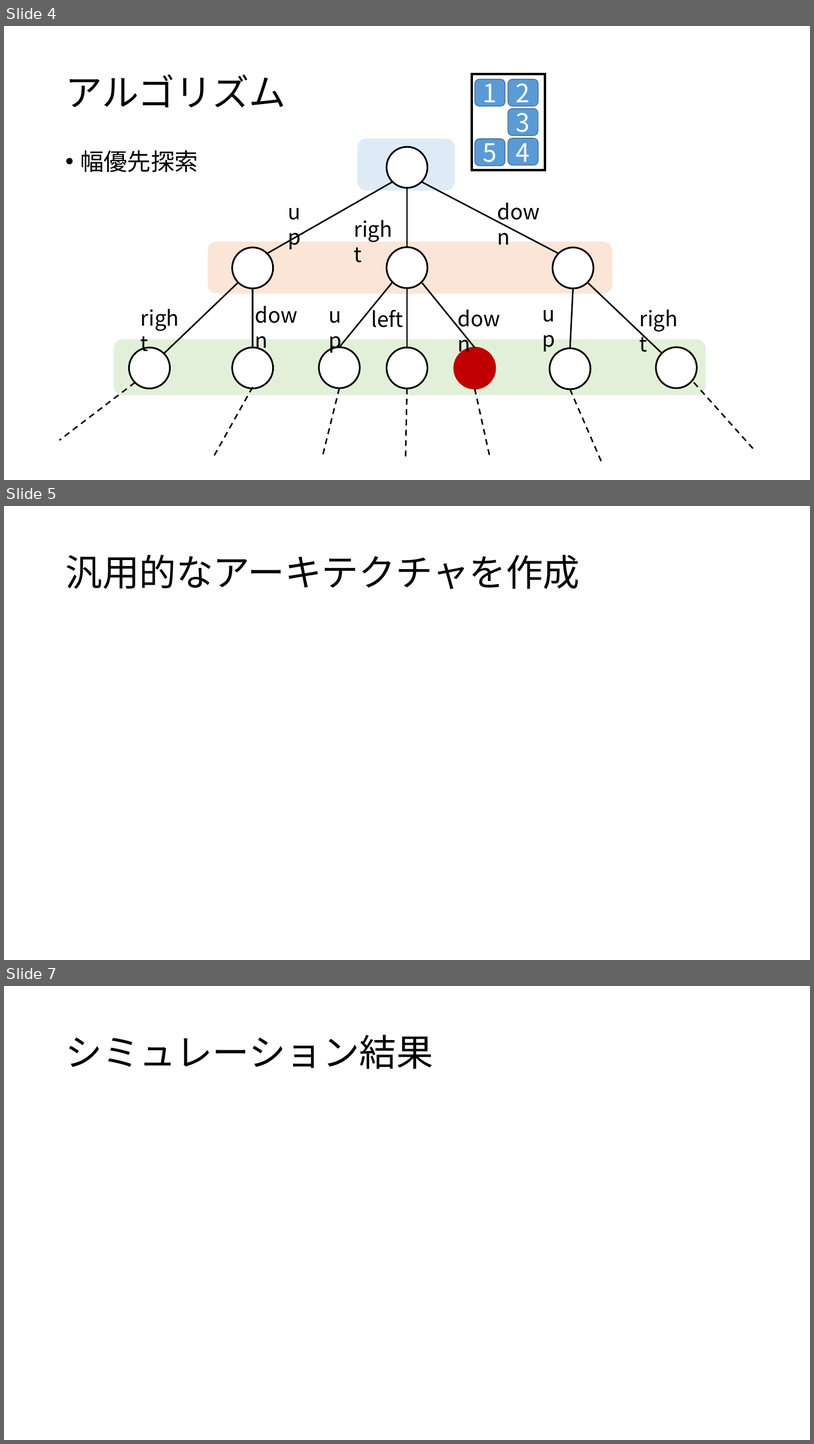
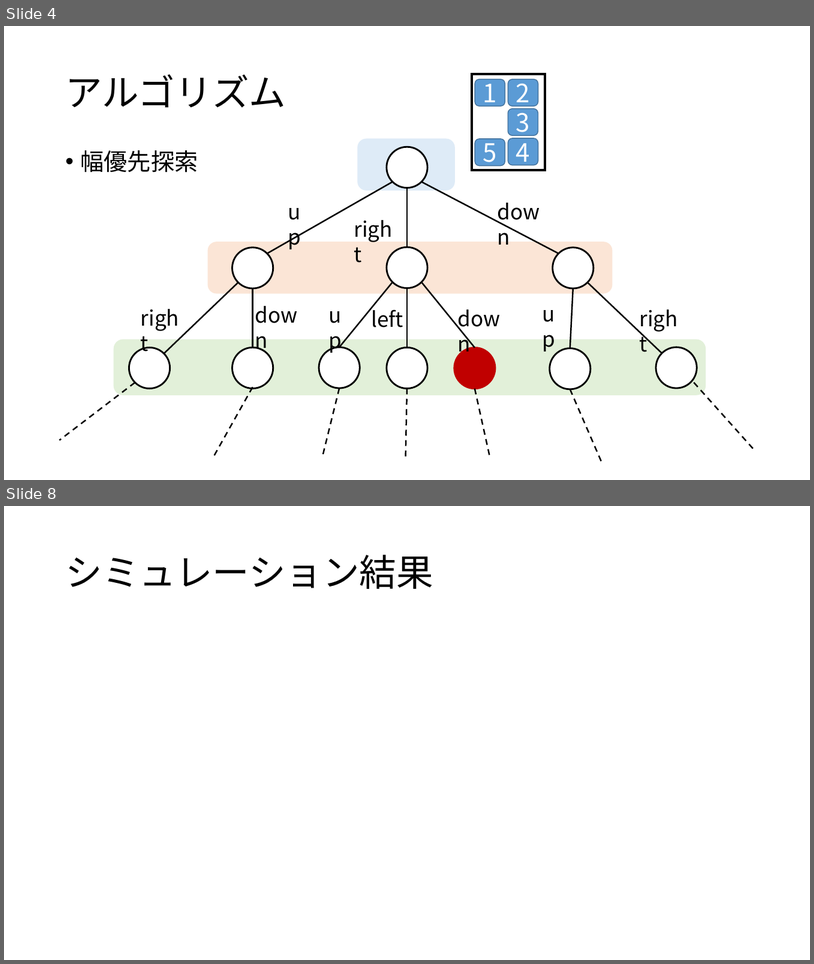
Before and after one commit to uni10/CompSysArch, a slide deck: presentation/Slide.pptx. Shown one above the other, each under a label of ours: slides 4, 5 and 7 before the commit, slides 4 and 8 after it; the slides between them are not shown. The pictures are 814x1444 and 814x964 pixels, drawn with LibreOffice and Linux fonts; fonts in the diff are those of the drawing. Boxes give left, top, right and bottom in pixels: in the first picture for what was removed or moved away, otherwise in the second. Text is boxed around its words. In the diff, an @@ line names an element or a change of style, - is before the commit and + after.

```diff
--- a/presentation/Slide.pptx
+++ b/presentation/Slide.pptx
@@ slide 5 removed at <box>4,506,810,960</box>, background #FFFFFF @@
@@ title removed at <box>65,555,580,589</box> @@
-汎用的なアーキテクチャを作成
@@ what was slide 7 is now slide 8 @@
```
Also in this commit, not shown: 2 slides changed, 2 slides added, 1 other slide removed.
